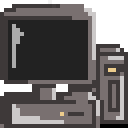
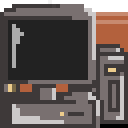
Layer changes from the first 128×128 image to the second:
painted on "Layer #3" over (0, 80, 20, 128)
painted on "Layer #4" over (8, 84, 16, 92)
painted on "Layer #1" over (0, 80, 20, 96)
added layer "Layer #7" (26%) above "Layer #6" over (96, 12, 128, 24)
added layer "Layer #6" above "Background" over (0, 12, 128, 128)
